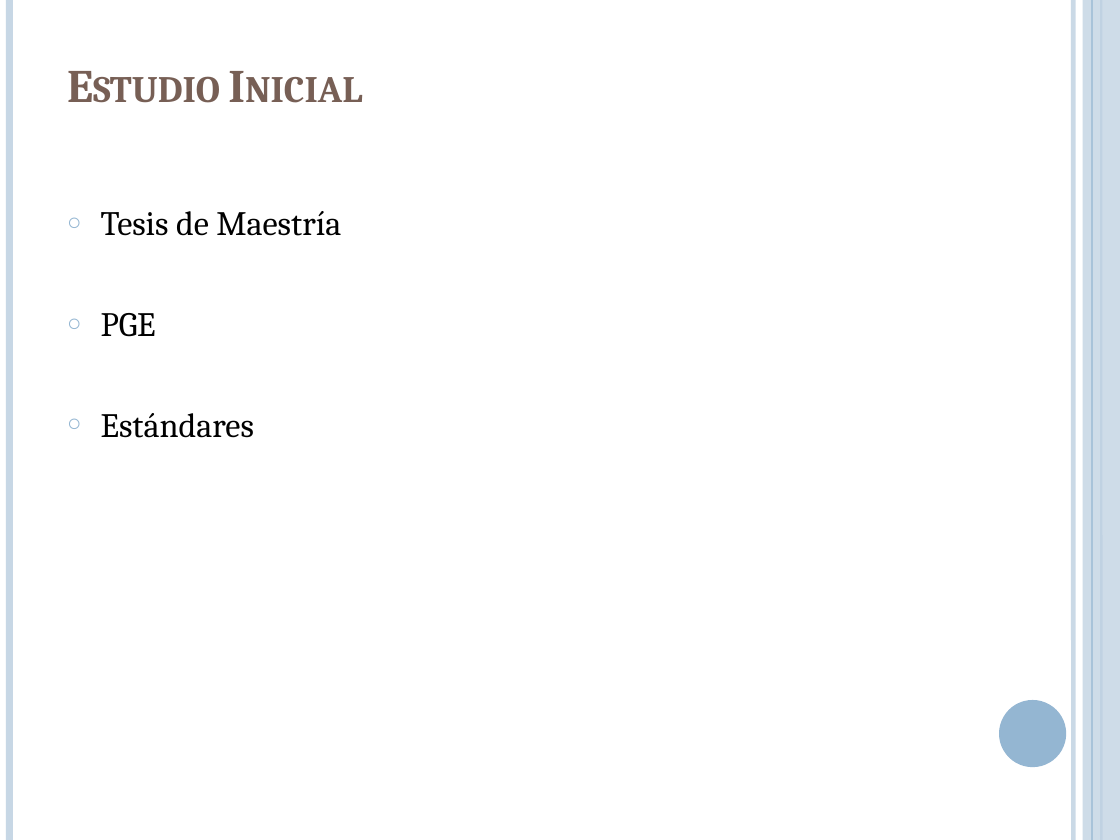
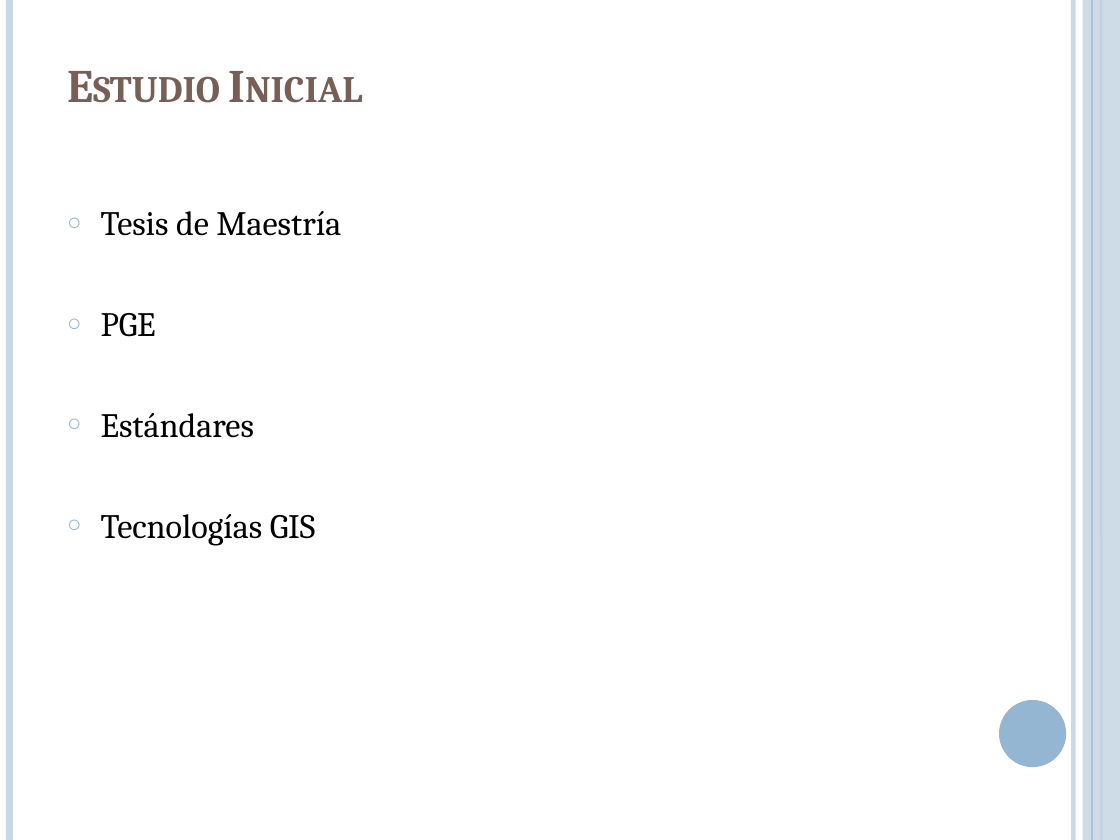
Before and after one commit to lcpaso1/integracion-gis-pge, a slide deck: slide 9 of Presentacion.pptx. Drawn at 1120x840 pixels with LibreOffice and Linux fonts; fonts in the diff are those of the drawing. Boxes give left, top, right and bottom in pixels: in the first picture for what was removed or moved away, otherwise in the second. Text is boxed around its words. In the diff, an @@ line names an element or a change of style, - is before the commit and + after.

```diff
--- a/Presentacion.pptx
+++ b/Presentacion.pptx
@@ text at (x1=101, y1=514, x2=316, y2=545): paragraph added @@
+○ Tecnologías GIS
```
Also in this commit, not shown: 3 other slides changed.
